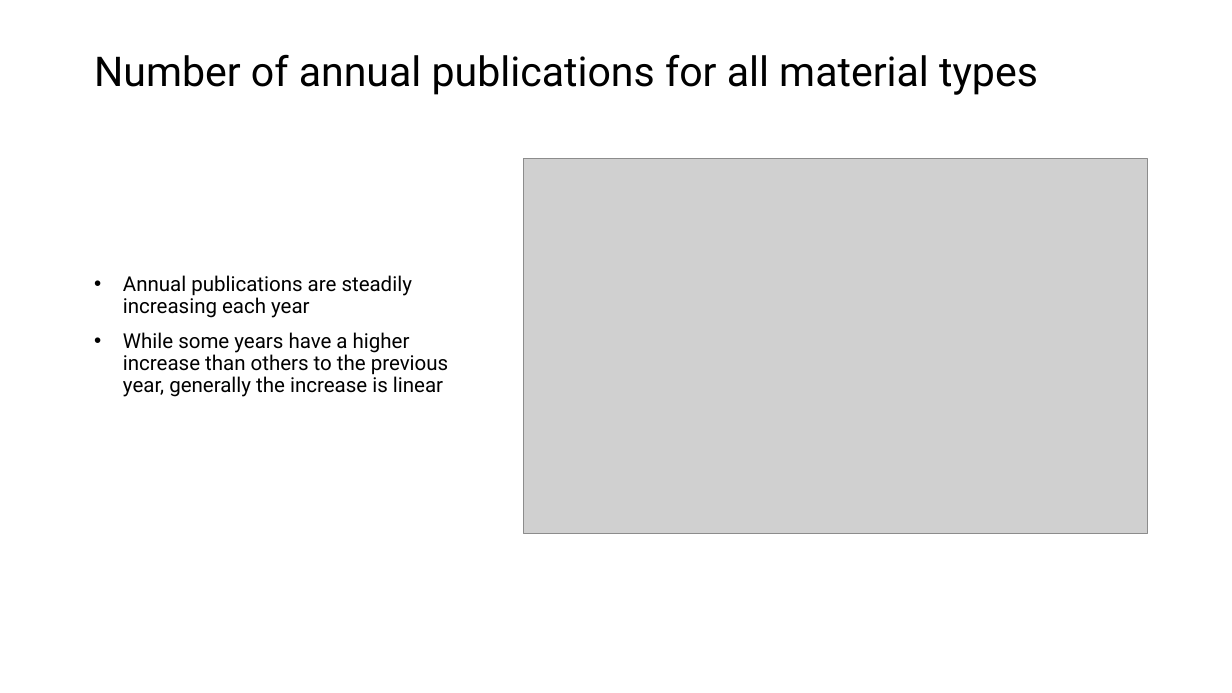
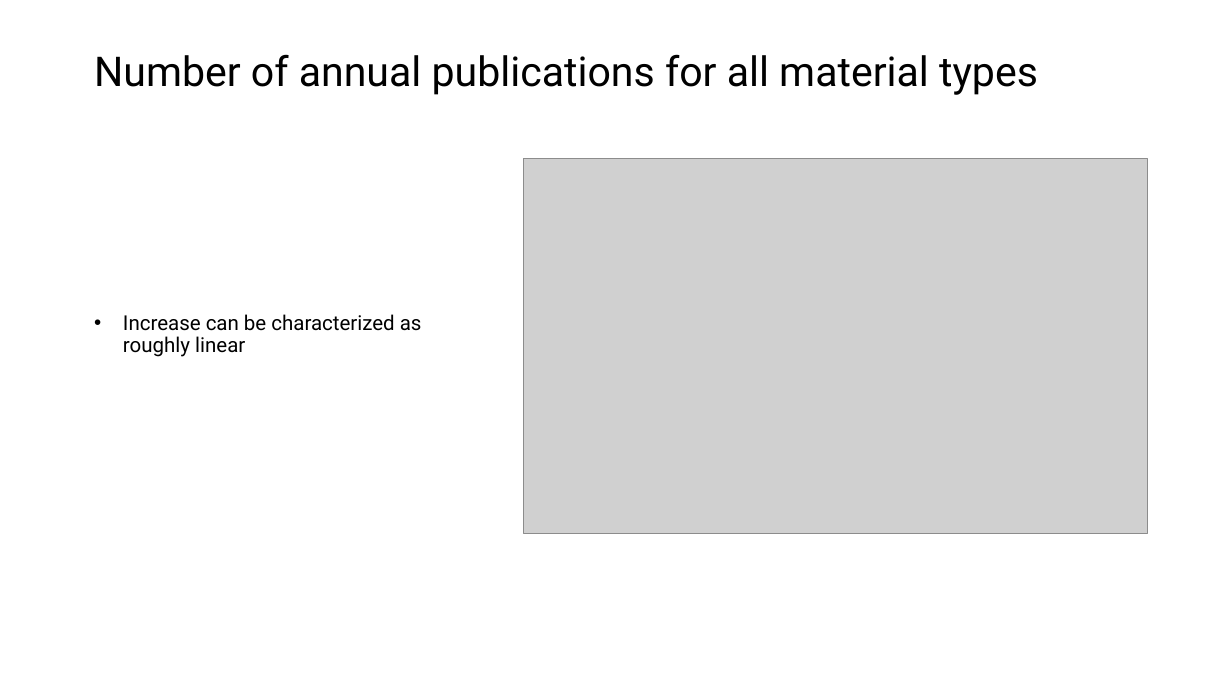
Before and after one commit to GMPuntigam/DataDrivenForesight, a slide deck: slide 3 of presentation/DataDrivenForesight.pptx. Drawn at 1232x693 pixels with LibreOffice and Linux fonts; fonts in the diff are those of the drawing; grey boxes stand for pictures. Boxes give left, top, right and bottom in pixels: in the first picture for what was removed or moved away, otherwise in the second. Text is boxed around its words. In the diff, an @@ line names an element or a change of style, - is before the commit and + after.

```diff
--- a/presentation/DataDrivenForesight.pptx
+++ b/presentation/DataDrivenForesight.pptx
@@ text at (x1=123, y1=314, x2=422, y2=357): text changed @@
-• Annual publications are steadily increasing each year
-• While some years have a higher increase than others to the previous year, generally the increase is linear
+• Increase can be characterized as roughly linear
```
Also in this commit, not shown: 2 other slides changed, 1 slide added.
